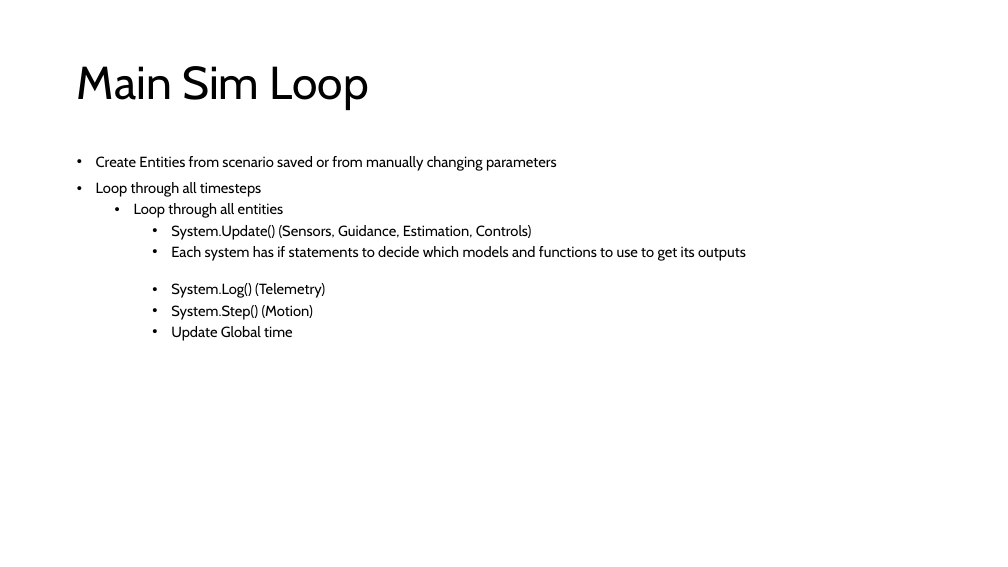
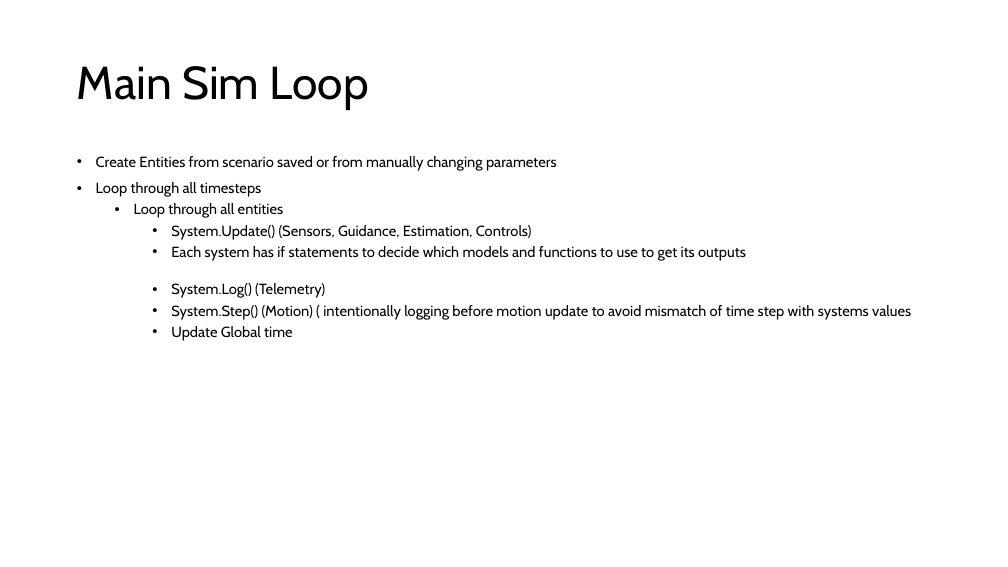
Before and after one commit to jeremyjestel/apogee, a slide deck: slide 4 of docs/Apogee_Progession.pptx. Drawn at 1008x567 pixels with LibreOffice and Linux fonts; fonts in the diff are those of the drawing. Boxes give left, top, right and bottom in pixels: in the first picture for what was removed or moved away, otherwise in the second. Text is boxed around its words. In the diff, an @@ line names an element or a change of style, - is before the commit and + after.

Commit message:
subsystems split up and motion system pretty much done, good baseline, gonna build out first stage system for all subsystems then create entities to match them for first new rerun run

```diff
--- a/docs/Apogee_Progession.pptx
+++ b/docs/Apogee_Progession.pptx
@@ text at <box>171,305,911,320</box>: text changed @@
-    • System.Step() (Motion)
+    • System.Step() (Motion) ( intentionally logging before motion update to avoid mismatch of time step with systems values
```
Also in this commit, not shown: 2 other slides changed, 2 slides added, 1 slide removed, 11 other files.
